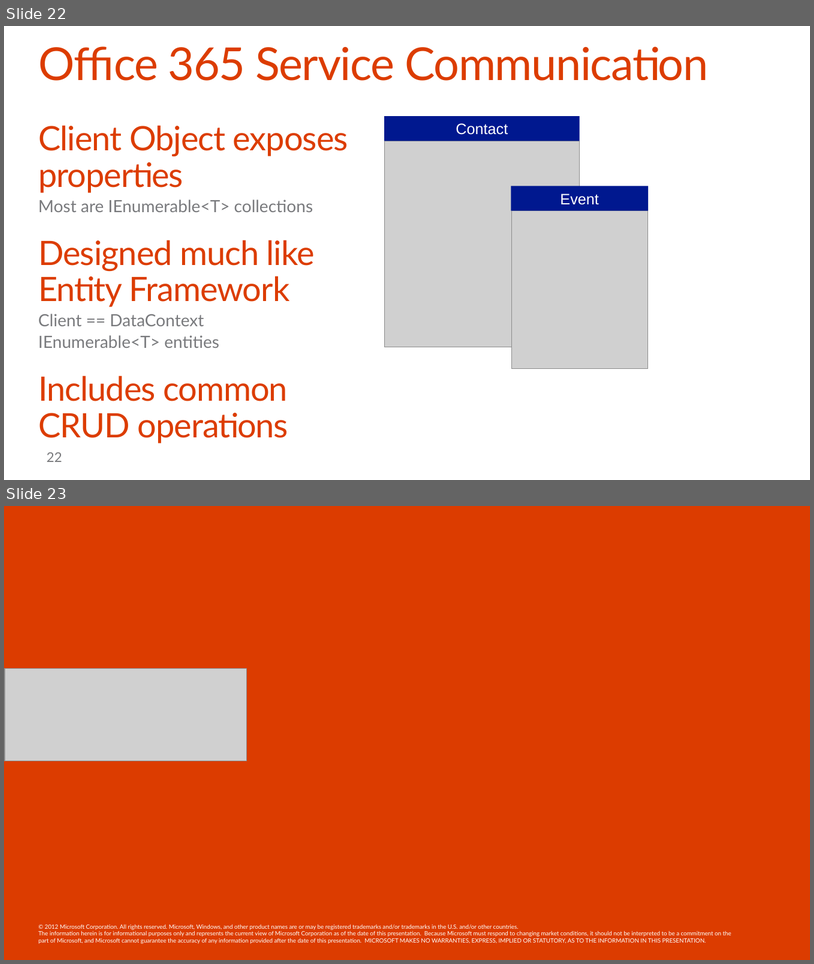
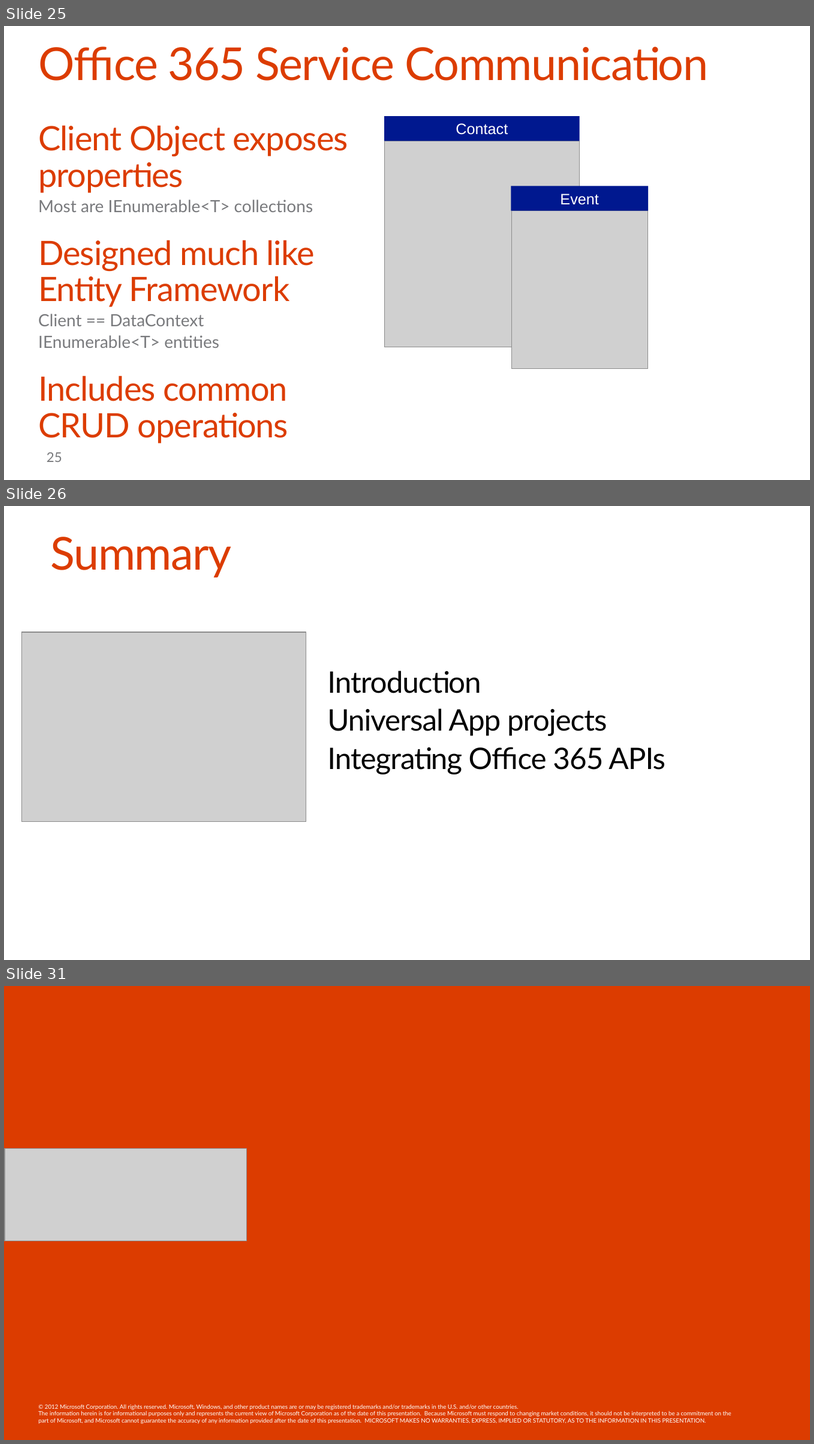
Before and after one commit to OfficeDev/TrainingContent, a slide deck: O3654-5 Deep dive into native Universal Windows App Development with Office 365 APIs/Deep Dive into native Universal App development with Office 365 APIs.pptx. Shown one above the other, each under a label of ours: slides 22 and 23 before the commit, slides 25, 26 and 31 after it; the slides between them are not shown. The pictures are 814x964 and 814x1444 pixels, drawn with LibreOffice and Linux fonts; fonts in the diff are those of the drawing; grey boxes stand for pictures; background and template pictures are left out. Boxes give left, top, right and bottom in pixels: in the first picture for what was removed or moved away, otherwise in the second. Text is boxed around its words. In the diff, an @@ line names an element or a change of style, - is before the commit and + after.

```diff
--- a/O3654-5 Deep dive into native Universal Windows App Development with Office 365 APIs/Deep Dive into native Universal App development with Office 365 APIs.pptx
+++ b/O3654-5 Deep dive into native Universal Windows App Development with Office 365 APIs/Deep Dive into native Universal App development with Office 365 APIs.pptx
@@ slide 26 added at [4, 506, 810, 960], background #FFFFFF @@
@@ title added at [50, 537, 231, 577], 54 pt, text #DC3C00 @@
+Summary
@@ picture added at [21, 632, 306, 821] @@
@@ text added at [327, 670, 666, 774], 35.3 pt, text #000000 @@
+Introduction
+Universal App projects
+Integrating Office 365 APIs
@@ what was slide 22 is now slide 25 @@
@@ page number at [47, 452, 62, 462]: text changed @@
-22
+25
@@ what was slide 23 is now slide 31 @@
```
Also in this commit, not shown: 1 slide changed, 7 other slides added, 8 other files.
